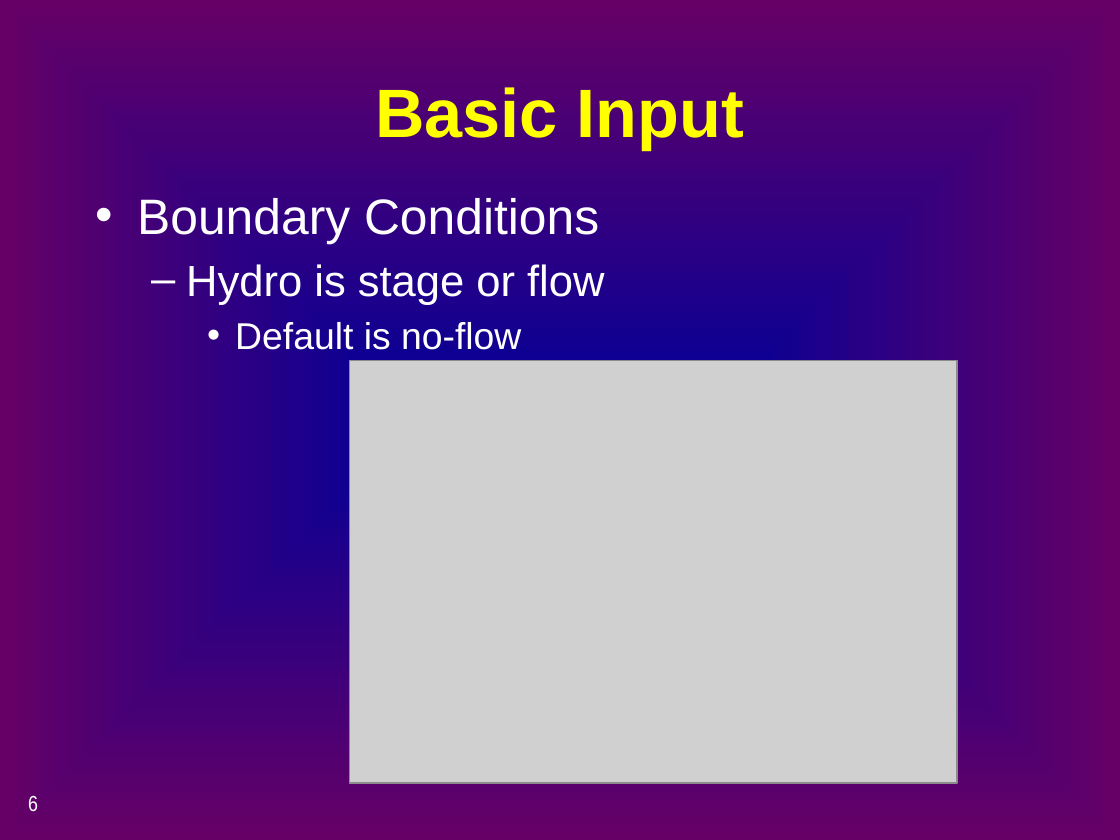
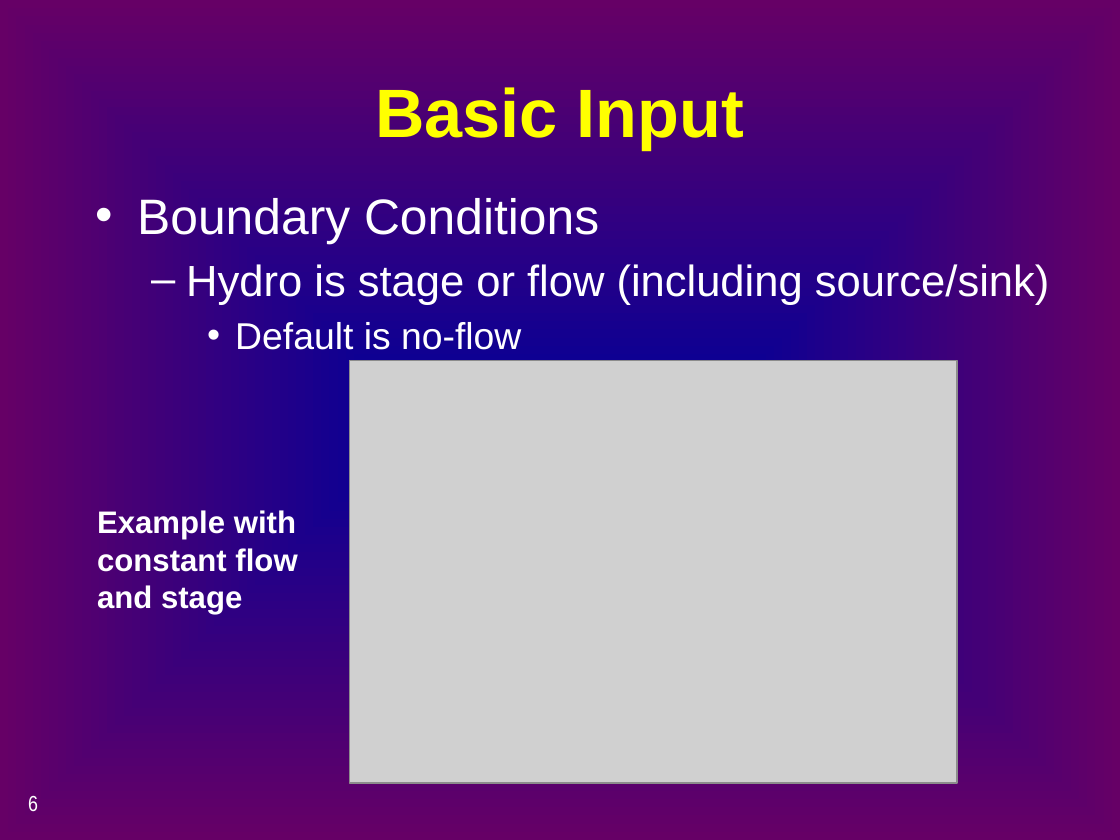
Before and after one commit to CADWRDeltaModeling/dsm2, a slide deck: slide 6 of dsm2/presentations/p4_simulation_data.pptx. Drawn at 1120x840 pixels with LibreOffice and Linux fonts; fonts in the diff are those of the drawing; grey boxes stand for pictures. Boxes give left, top, right and bottom in pixels: in the first picture for what was removed or moved away, otherwise in the second. Text is boxed around its words. In the diff, an @@ line names an element or a change of style, - is before the commit and + after.

```diff
--- a/dsm2/presentations/p4_simulation_data.pptx
+++ b/dsm2/presentations/p4_simulation_data.pptx
@@ text at [186, 264, 1050, 305]: text changed @@
-  – Hydro is stage or flow
+  – Hydro is stage or flow (including source/sink)
@@ text added at [97, 510, 297, 614], 20 pt, text #FFFFFF, bold @@
+Example with
+constant flow
+and stage
```
Also in this commit, not shown: 10 other slides changed, 6 slides added, 2 slides removed.
